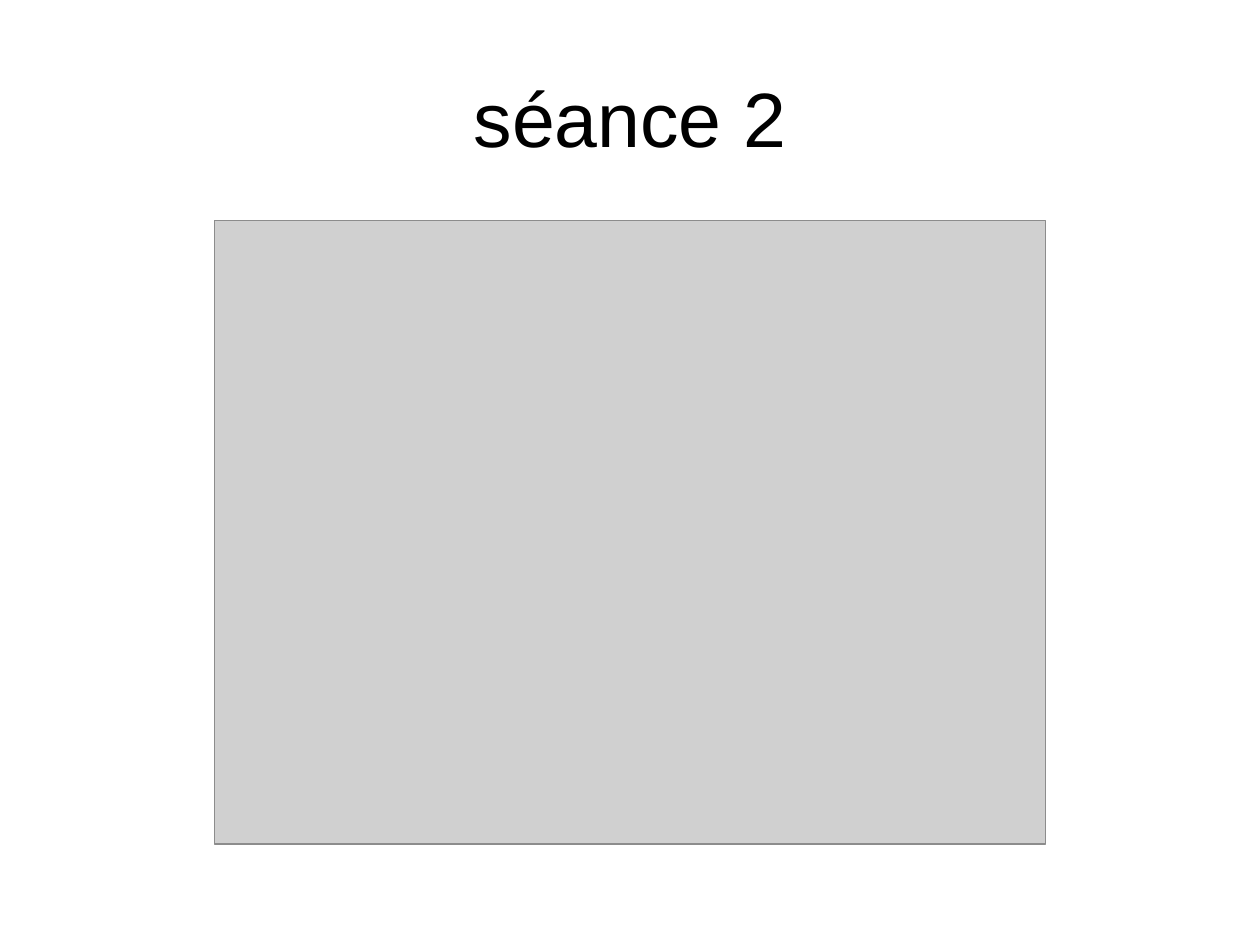
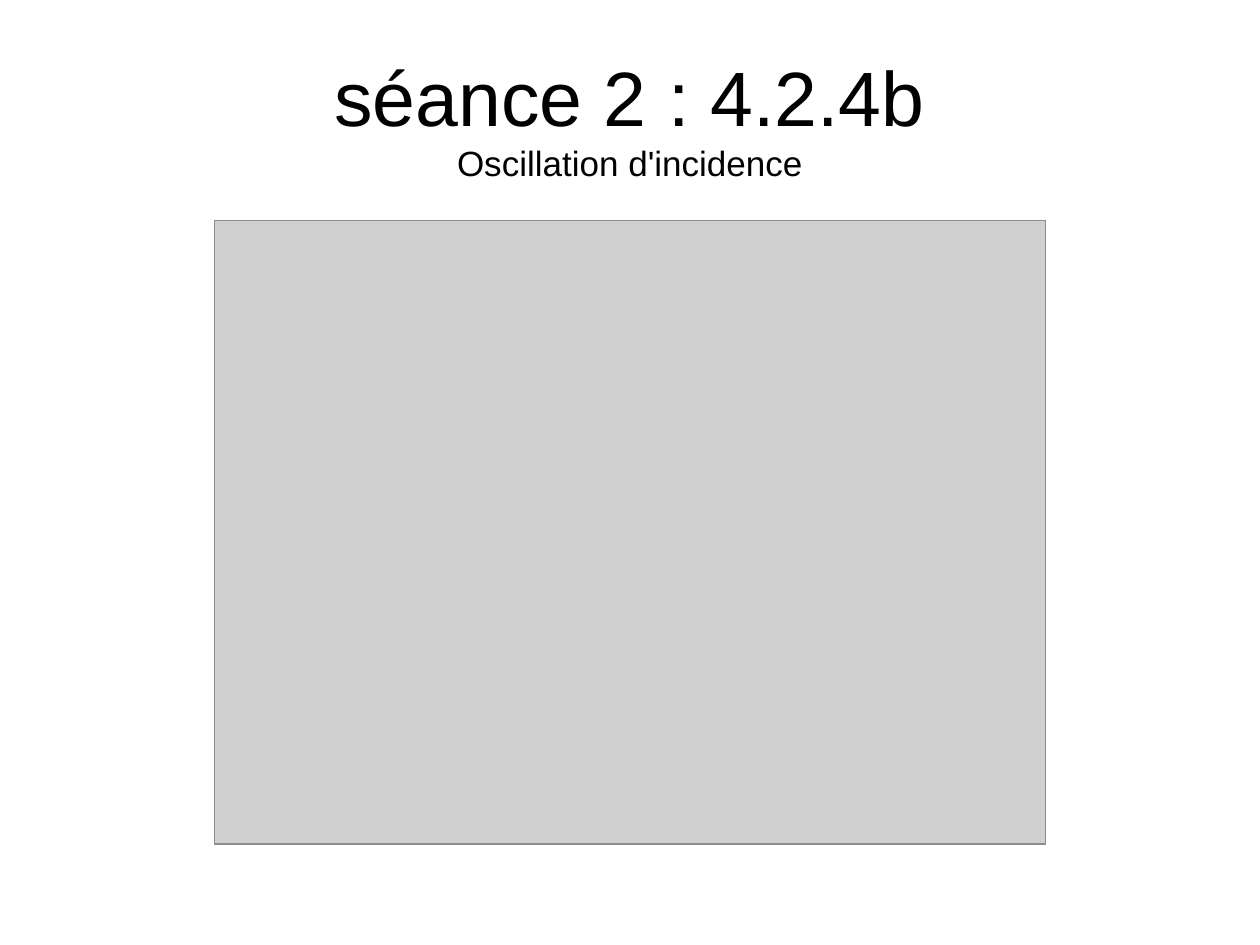
Before and after one commit to amapatate/BE_AVION, a slide deck: slide 29 of doc/be_avion_prez.odp (slide 22 before the commit). Drawn at 1260x945 pixels with LibreOffice and Linux fonts; fonts in the diff are those of the drawing; grey boxes stand for pictures; background and template pictures are left out. Boxes give left, top, right and bottom in pixels: in the first picture for what was removed or moved away, otherwise in the second. Text is boxed around its words. In the diff, an @@ line names an element or a change of style, - is before the commit and + after.

Commit message:
séance 3 fct de transfert .....

```diff
--- a/doc/be_avion_prez.odp
+++ b/doc/be_avion_prez.odp
@@ title at (x1=334, y1=69, x2=925, y2=177): text changed; size 44 to 20 pt @@
-séance 2
+séance 2 : 4.2.4b
+Oscillation d'incidence
```
Also in this commit, not shown: 17 other slides changed, 17 slides added, 5 slides removed, 7 other files.
